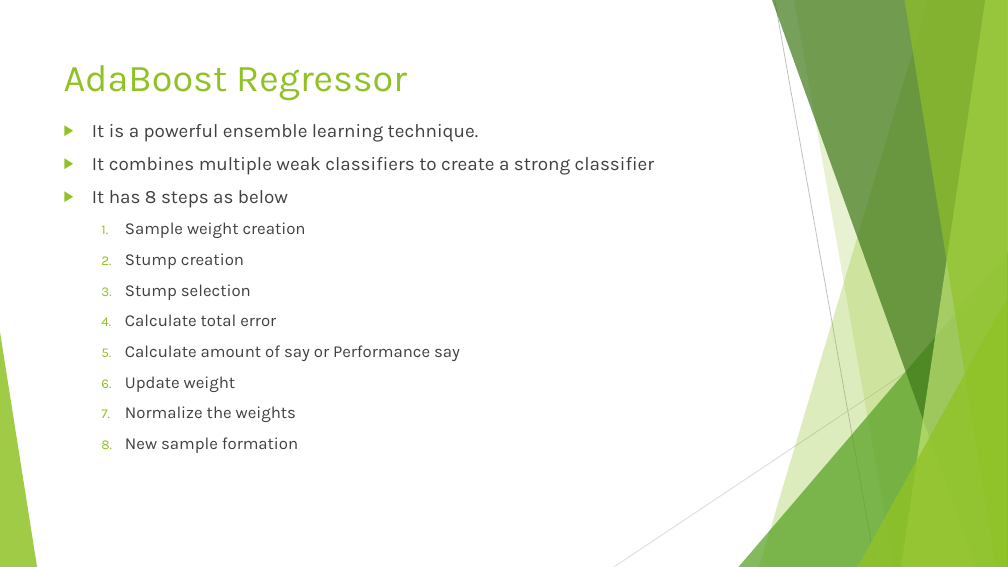
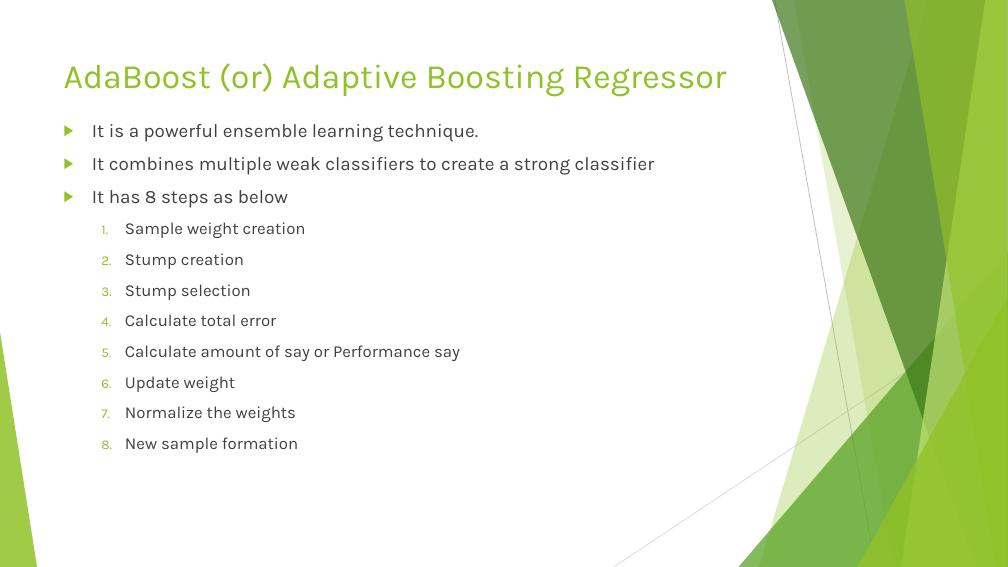
Before and after one commit to DineshC27/Hope-AI, a slide deck: slide 2 of Python/Machine Learning/Regression Assignment/Boosting Algorithm.pptx. Drawn at 1008x567 pixels with LibreOffice and Linux fonts; fonts in the diff are those of the drawing. Boxes give left, top, right and bottom in pixels: in the first picture for what was removed or moved away, otherwise in the second. Text is boxed around its words. In the diff, an @@ line names an element or a change of style, - is before the commit and + after.

```diff
--- a/Python/Machine Learning/Regression Assignment/Boosting Algorithm.pptx
+++ b/Python/Machine Learning/Regression Assignment/Boosting Algorithm.pptx
@@ title at [64,63,727,96]: text changed; size 36 to 32.4 pt @@
-AdaBoost Regressor
+AdaBoost (or) Adaptive Boosting Regressor
```
Also in this commit, not shown: 1 other slide changed, 10 slides added, 2 other files.
